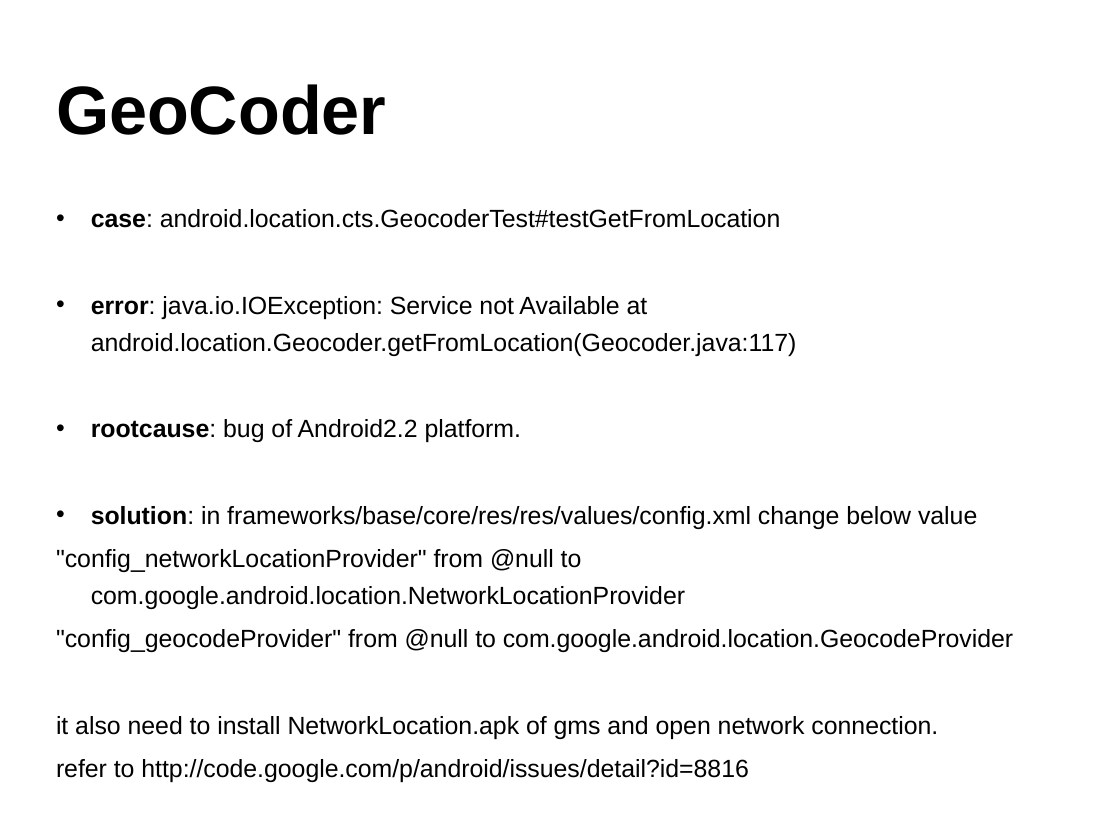
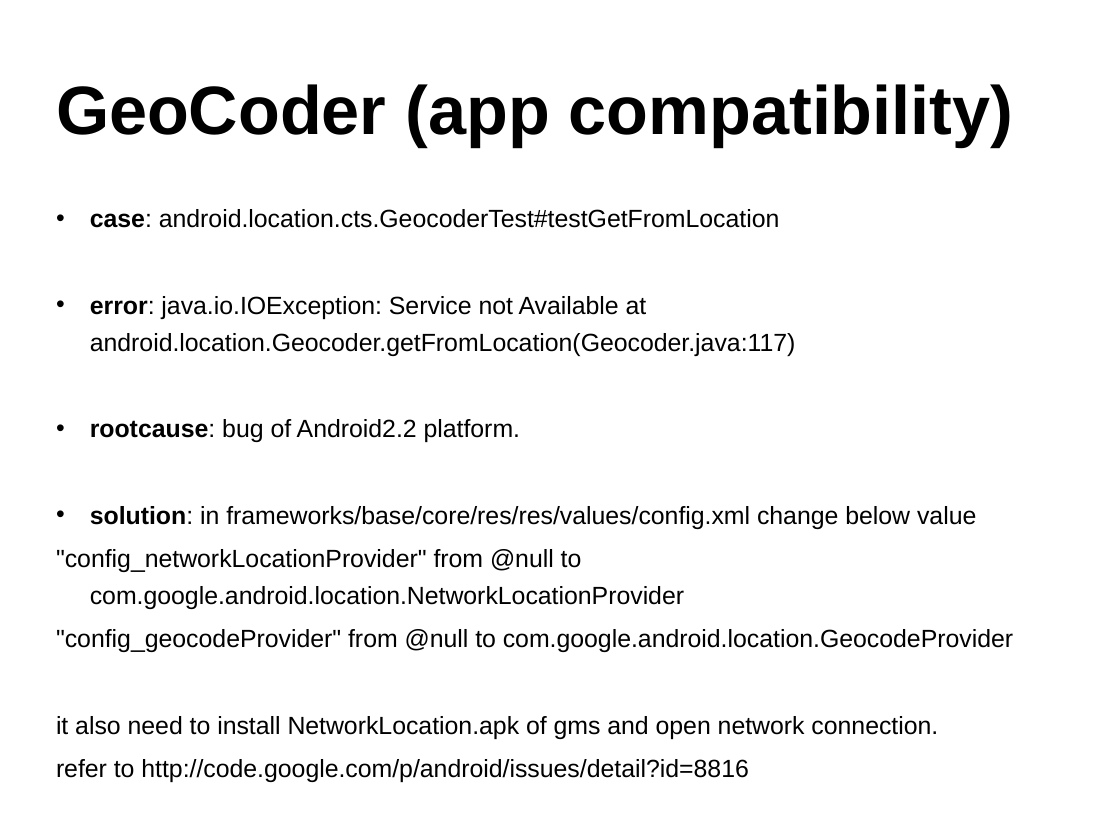
Before and after one commit to widerules/system-information, a slide deck: slide 32 of cts/CTS-training.ppt (slide 31 before the commit). Drawn at 1120x840 pixels with LibreOffice and Linux fonts; fonts in the diff are those of the drawing; background and template pictures are left out. Boxes give left, top, right and bottom in pixels: in the first picture for what was removed or moved away, otherwise in the second. Text is boxed around its words. In the diff, an @@ line names an element or a change of style, - is before the commit and + after.

```diff
--- a/cts/CTS-training.ppt
+++ b/cts/CTS-training.ppt
@@ text at box(56, 84, 1013, 146): text changed @@
-GeoCoder
+GeoCoder (app compatibility)
```
Also in this commit, not shown: 30 other slides changed, 3 slides added, 1 other file.
